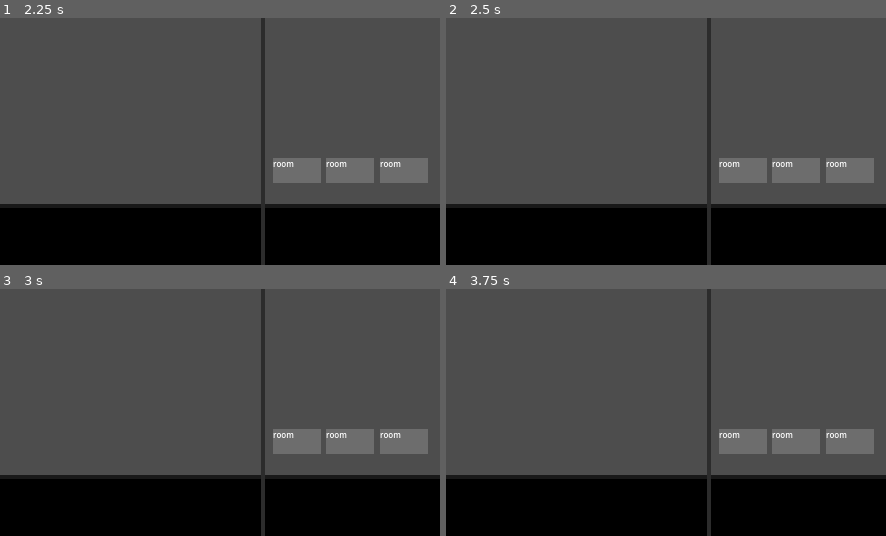
Above: before the commit, frames 1-4 (two rows, left to right).
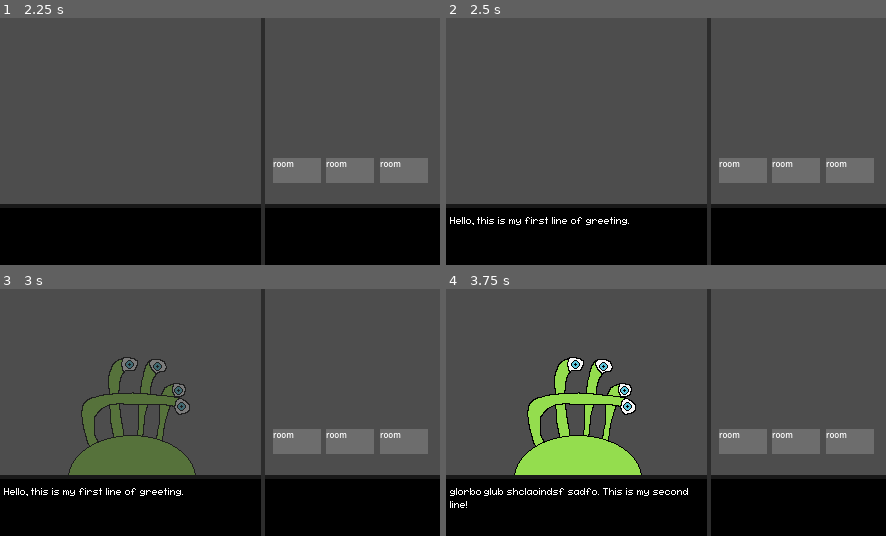
Above: after the commit, the same moments.

Repository: fawfle/brackeys-2026.1
Game: Godot game, scene res://scenes/game_scene.tscn
Same seed, same stepped clock (60 frames per second), same inputs: the game is played once before the commit and once after it.
Inputs (mouse positions are in pixels of both pictures, inside the frame that each line leads up to):
- Up to frame 1 (2.25 s): click (132, 235) at 0.5 s; click "room" at 1.25 s; click (132, 235) at 2 s
- Up to frame 2 (2.5 s): no input
- Up to frame 3 (3 s): click "room" at 2.75 s
- Up to frame 4 (3.75 s): click (578, 506) at 3.5 s

Frame 1 is identical in both runs. In frame 2, 0.3% of the frame differs, in the area x 0-42%, y 80-84%; in frame 3, 7.6%; in frame 4, 7.7%, in the area x 0-55%, y 27-89%.

Commit message:
added more code

Diff:
--- a/scenes/game manager.gd
+++ b/scenes/game manager.gd
@@ -4,13 +4,20 @@
 
 var day: int = 0
 
-var hotel: Hotel = Hotel.new()
-
 var guest_queue: Array[Guest] = []
 @export var current_guest: Guest = null
 @export var current_guest_node: Node2D = null
 
 var random_trait_count: int = 1
+
+## phase of gameplay. Either assigning (getting guests) or managing (upgrading)
+enum Phase {
+	CHECKOUT,
+	ASSIGNING,
+	MANAGING
+}
+
+var phase: Phase = Phase.ASSIGNING
 
 func _ready() -> void:
 	# load guests and traits. The lists act as global constants
@@ -22,12 +29,21 @@
 	begin_day()
 
 func begin_day() -> void:
+	phase = Phase.ASSIGNING
 	guest_queue = GuestList.create_guest_queue(1, day)
 	manage_next_guest()
 	Globals.set_text.emit(current_guest.get_intro_lines())
 
+## Handle the end of the day. Enter upgrade mode
+func end_day() -> void:
+	pass
+
 func manage_next_guest() -> void:
-	if guest_queue.size() <= 0: return
+	if guest_queue.size() <= 0:
+		end_day()
+
+		begin_day()
+		return
 
 	current_guest = guest_queue[0].duplicate_deep()
 	TraitList.set_guest_traits(current_guest, random_trait_count)
@@ -46,6 +62,13 @@
 
 ## hook for room selection for assigning guest
 func on_room_select(room: Room):
+	if phase == Phase.ASSIGNING:
+		assign_current_guest(room)
+	elif phase == Phase.MANAGING:
+		manage_room(room)
+
+
+func assign_current_guest(room: Room):
 	if room.guest != null or current_guest == null: return
 
 	Globals.set_text.emit([] as Array[String])
@@ -57,6 +80,9 @@
 	await get_tree().create_timer(0.8).timeout
 
 	manage_next_guest()
+
+func manage_room(room: Room):
+	pass
 
 func play_guest_enter_animation(guest_node: Node2D):
 	var duration: float = 0.8
--- a/scenes/game_scene.tscn
+++ b/scenes/game_scene.tscn
@@ -119,4 +119,6 @@
 offset_bottom = 165.0
 location = 2
 
+[node name="GuestTimer" type="Timer" parent="." unique_id=1307805656]
+
 [connection signal="button_down" from="CanvasLayer/TextBar/AdvanceText" to="CanvasLayer/TextBar" method="_on_advance_text_button_down"]
--- a/scripts/hotel.gd
+++ /dev/null
@@ -1,9 +0,0 @@
-## class to manage the hotel
-class_name Hotel
-
-var rooms: Array[Room] = []
-
-func get_happiness_rating(room: Room, guest: Guest) -> float:
-	var rating: float = guest.initial_rating;
-	# TODO
-	return rating;
--- a/scripts/room.gd
+++ b/scripts/room.gd
@@ -24,6 +24,10 @@
 func _on_texture_button_button_down() -> void:
 	Globals.select_room.emit(self)
 
+func get_happiness_rating() -> float:
+	var rating: float = guest.initial_rating
+	# TODO
+	return rating
 
 enum Sanitation {
 	CLEAN,
Not shown, removed: scripts/hotel.gd.uid
